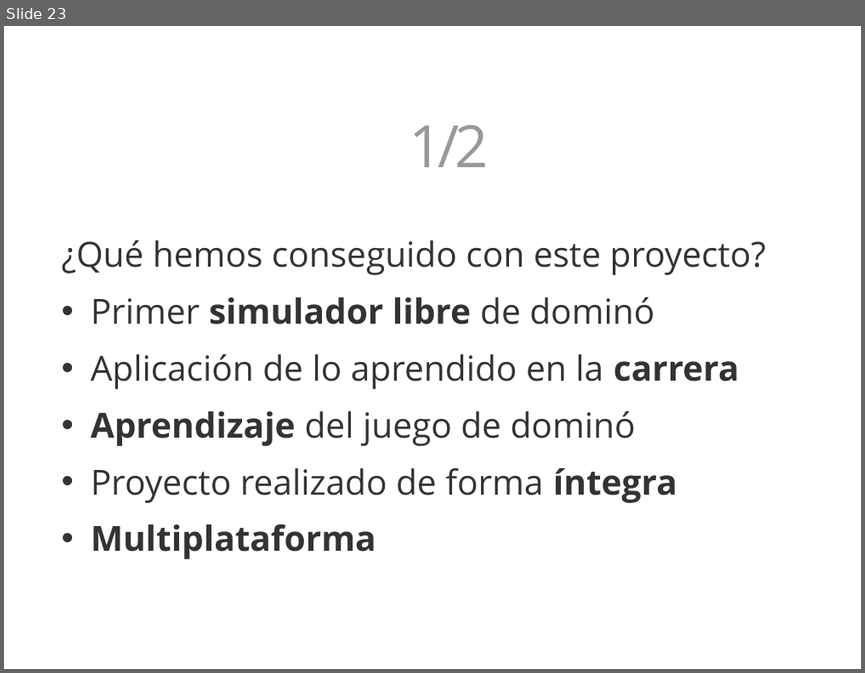
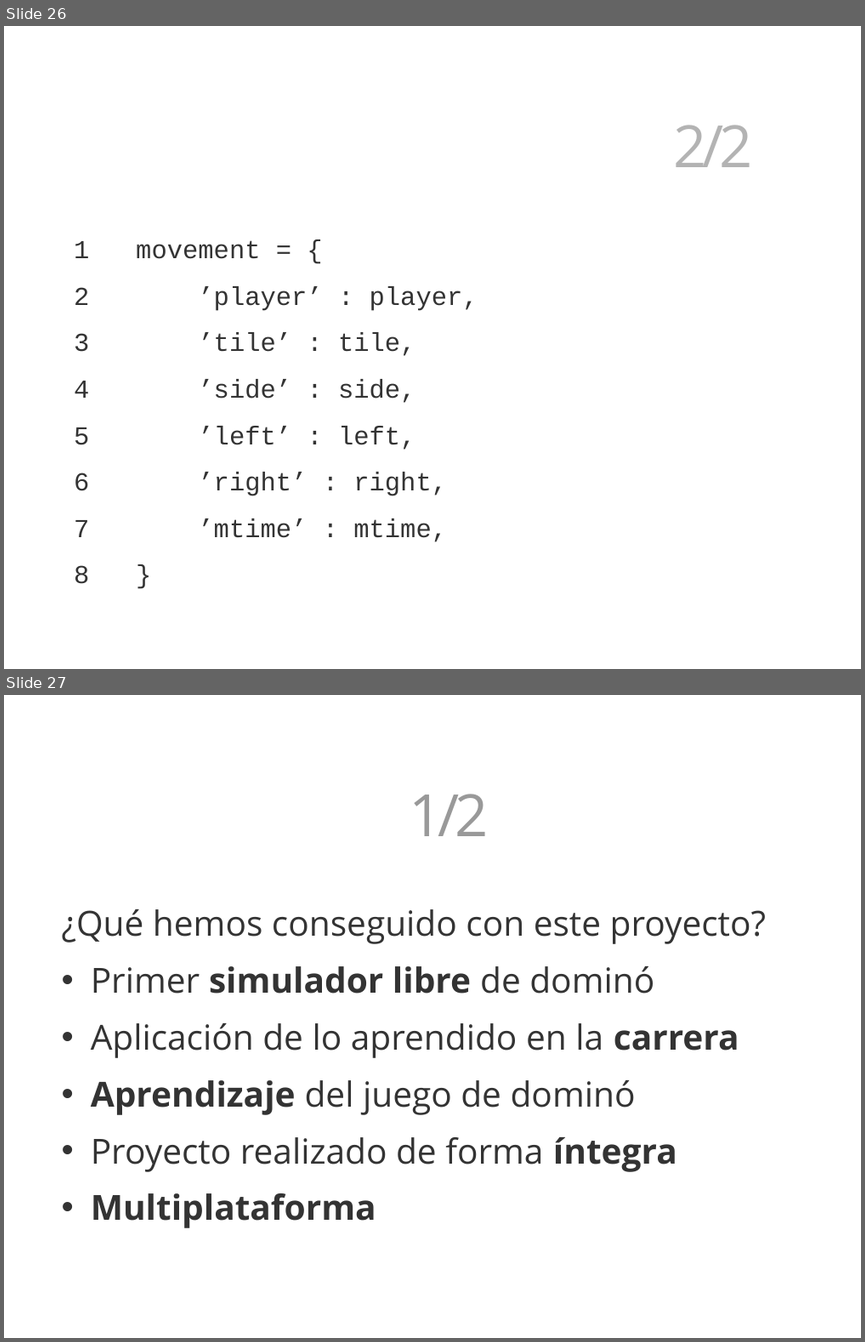
Before and after one commit to 3oheme/dominous, a slide deck: docs/presentacion/presentacion.odp. Shown one above the other, each under a label of ours: slide 23 before the commit, slides 26 and 27 after it. The pictures are 865x673 and 865x1342 pixels, drawn with LibreOffice and Linux fonts; fonts in the diff are those of the drawing; background and template pictures are left out. Boxes give left, top, right and bottom in pixels: in the first picture for what was removed or moved away, otherwise in the second. Text is boxed around its words. In the diff, an @@ line names an element or a change of style, - is before the commit and + after.

```diff
--- a/docs/presentacion/presentacion.odp
+++ b/docs/presentacion/presentacion.odp
@@ slide 26 added at (x1=4, y1=26, x2=861, y2=669), background picture (left out) @@
@@ text added at (x1=673, y1=125, x2=752, y2=167), 54 pt, text #FFFFFF, bold @@
+Gestión partida dominó 2/2
@@ text added at (x1=74, y1=240, x2=478, y2=584), 24 pt, text #333333 @@
+1 movement = {
+2 ’player’ : player,
+3 ’tile’ : tile,
+4 ’side’ : side,
+5 ’left’ : left,
+6 ’right’ : right,
+7 ’mtime’ : mtime,
+8 }
@@ what was slide 23 is now slide 27 @@
```
Also in this commit, not shown: 2 slides changed, 3 other slides added.
